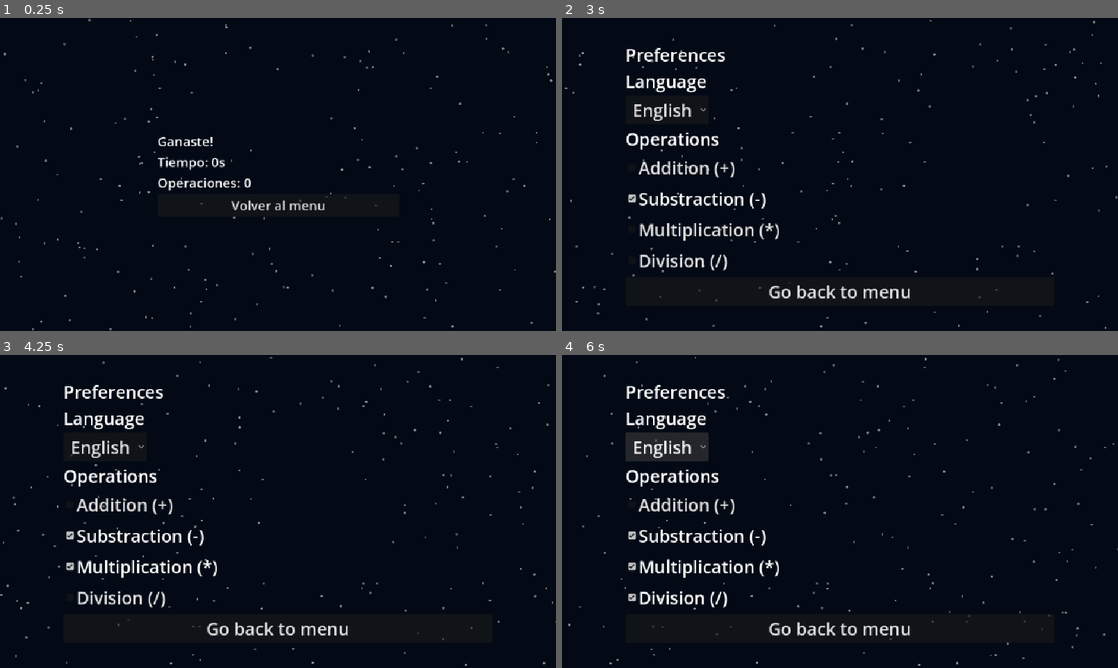
Above: before the commit, frames 1-4 (two rows, left to right).
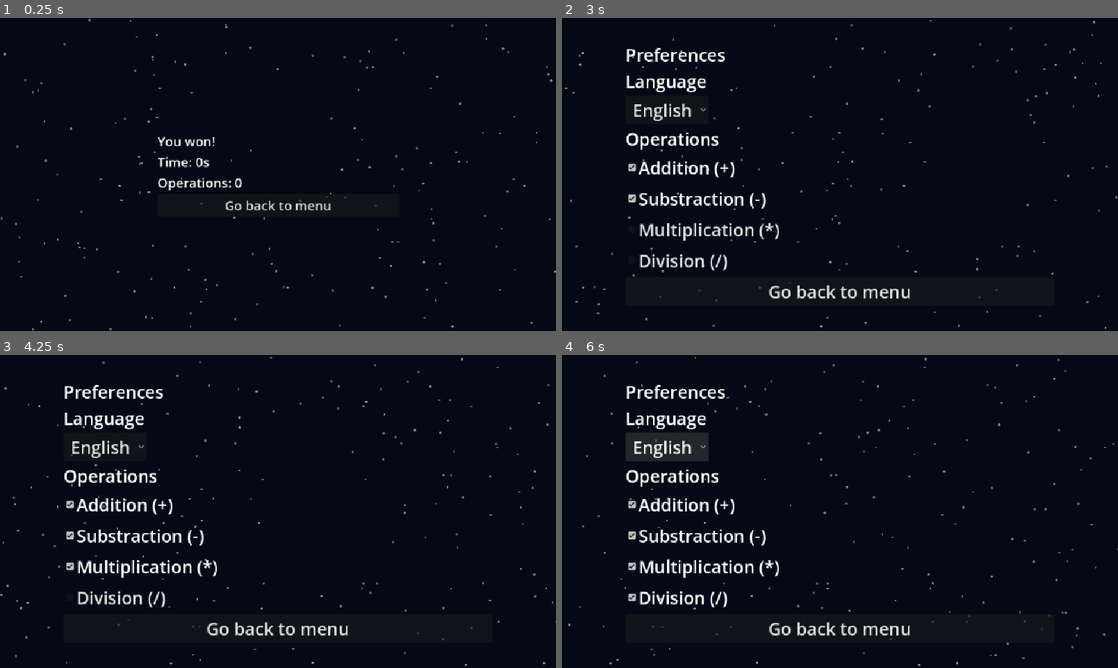
Above: after the commit, the same moments.

Repository: SalticHash/SpaceArithmetic
Game: Godot game, scene res://Win/Win.tscn
Two runs of this game, one before a commit and one after it. Both use one fixed random seed, a clock stepped at 60 frames per second and the inputs below. This scene is started directly instead of the project's main scene.
Inputs:
- Up to frame 1 (0.25 s): no input
- Up to frame 2 (3 s): click "Volver al menu" (after the commit: "Go back to menu") at 0.5 s; click "Preferences" at 1.25 s; click "Addition (+)" at 2 s; click "Substraction (-)" at 2.75 s
- Up to frame 3 (4.25 s): click "Multiplication (*)" at 3.5 s
- Up to frame 4 (6 s): click "Division (/)" at 4.25 s; click "English" at 5 s; click "English" at 5.75 s

The runs differ from the first frame. In frame 1, 0.9% of the frame differs, in the area x 28-60%, y 38-62%; in frame 2, 0.2%; in frame 3, 0.2%; in frame 4, 0.2%.

Commit message:
Operation generation system Overhaul
* Made the operation preferences work
* Added translations to Win Menu

Diff:
--- a/Root/Root.gd
+++ b/Root/Root.gd
@@ -43,8 +43,11 @@
 	for laser in lasers.get_children():
 		if xcollision(meteor, laser):
 			meteor.hit(laser)
+var active_operations: Array[String]
+func _ready():
+	var ops: Dictionary[String, bool] = Preferences.saved.operations
+	active_operations = ops.keys().filter(func(key): return ops[key])
 
-func _ready():
 	$UI/Skip.text = tr("game_button_skips") % 3
 	Global.time = 0
 	Global.op = 0
@@ -60,30 +63,61 @@
 		new_op()
 
 func new_op():
-	var op = generate_operation(randi_range(0, 3))
+	if active_operations.is_empty():
+		answer = int(NAN)
+		$UI/OperationPanel/Operation.text = "0 / 0 (:"
+		return
+	var op = generate_operation(active_operations.pick_random())
 	$UI/OperationPanel/Operation.text = op[3]
 	answer = op[2]
 
-func generate_operation(type: int):
-	var num1 = randi_range(0, 9)
-	var num2 = randi_range(0, 9)
-	var answear := 0
-	var optext := ''
+var mul_pairs = [
+	[0, 1], [0, 2], [0, 3], [0, 4], [0, 5], [0, 6], [0, 7], [0, 8], [0, 9],
+	[1, 1], [1, 2], [1, 3], [1, 4], [1, 5], [1, 6], [1, 7], [1, 8], [1, 9],
+	[2, 2], [2, 3], [2, 4], [3, 3],
+	[2, 2], [2, 3], [2, 4], [3, 3],
+	[2, 2], [2, 3], [2, 4], [3, 3],
+	[2, 2], [2, 3], [2, 4], [3, 3],
+]
+func generate_operation(type: String):
 	match type:
-		0: # +
-			optext = str(num1) + '+' + str(num2)
-		1: # -
-			optext = str(max(num1, num2)) + '-' + str(min(num1, num2))
-		2: # *
-			optext = str(num1) + '*' + str(num2)
-		3: # /
-			var op = generate_operation(2)
-			optext = str(op[2]) + '/' + str(op[1])
-	answear = eval(optext)
-	if answear < 10:
-		return [num1, num2, answear, optext]
-	else:
-		return generate_operation(type)
+		"sum":
+			var num1 = randi_range(0, 9)
+			var num2 = randi_range(0, 9 - num1)
+			var nums = [num1, num2]
+			nums.shuffle()
+			return [
+				num1, num2,
+				num1 + num2,
+				"%d + %d" % nums
+			]
+		"sub":
+			var num1 = randi_range(0, 9)
+			var num2 = randi_range(0, 9)
+			return [
+				num1, num2,
+				abs(num1 - num2),
+				"%d - %d" % [max(num1, num2), min(num1, num2)]
+			]
+		"mul":
+			var nums = mul_pairs.pick_random()
+			nums.shuffle()
+			var num1 = nums[0]
+			var num2 = nums[1]
+			return [
+				num1, num2,
+				num1 * num2,
+				"%d * %d" % [num1, num2]
+			]
+		"div":
+			var num2: int = randi_range(1, 9)
+			var num1: int = (randi_range(0, 9) * num2)
+			return [
+				num1, num2,
+				round(float(num1) / float(num2)),
+				"%d / %d" % [num1, num2]
+			]
+
 
 
 func Skip_pressed():
--- a/Settings/Settings.gd
+++ b/Settings/Settings.gd
@@ -18,10 +18,20 @@
 		var op: String = operation.name
 		var active: bool = Preferences.saved.operations[op]
 		operation.set_pressed_no_signal(active)
-		operation.toggled.connect(operation_toggled.bind(op))
+		operation.toggled.connect(operation_toggled.bind(operation))
 
-func operation_toggled(toggled: bool, op: String) -> void:
-	Preferences.saved.operations[op] = toggled
+func operation_toggled(toggled: bool, button: CheckBox) -> void:
+	var selected = Preferences.saved.operations.values().count(true)
+	if toggled == false:
+		if selected == 0:
+			print("How did you unpress all of them?")
+			var sum = $Alignment/Operations/sum
+			sum.set_pressed_no_signal(true)
+			operation_toggled(true, sum)
+		if selected == 1:
+			button.set_pressed_no_signal(true)
+			return
+	Preferences.saved.operations[button.name] = toggled
 	Preferences.save_pr()
 
 func _on_locale_selected(index: int) -> void:
--- a/Translations/translate.csv
+++ b/Translations/translate.csv
@@ -13,3 +13,6 @@
 operation_sub,Substraction (-),Resta (-)
 operation_mul,Multiplication (*),Multiplicación (*)
 operation_div,Division (/),División (/)
+menu_win_message,You won!,¡Ganaste!
+menu_win_time,Time: %ds,Tiempo: %ds
+menu_win_operations,Operations: %d,Operaciones: %d
--- a/Win/Win.gd
+++ b/Win/Win.gd
@@ -4,5 +4,5 @@
 	get_tree().change_scene_to_file("res://Menu/Menu.tscn")
 
 func _ready():
-	$Container/Time.text = 'Tiempo: ' + str(Global.time) + 's'
-	$Container/Op.text = 'Operaciones: ' + str(Global.op)
+	$Container/Time.text = tr("menu_win_time") % Global.time
+	$Container/Op.text = tr("menu_win_operations") % Global.op
--- a/Win/Win.tscn
+++ b/Win/Win.tscn
@@ -1,8 +1,8 @@
-[gd_scene load_steps=2 format=3 uid="uid://khas2uuoo26w"]
+[gd_scene format=3 uid="uid://khas2uuoo26w"]
 
-[ext_resource type="Script" path="res://Win/Win.gd" id="3"]
+[ext_resource type="Script" uid="uid://et3sslcrgwsg" path="res://Win/Win.gd" id="3"]
 
-[node name="Win" type="Control"]
+[node name="Win" type="Control" unique_id=1291768530]
 layout_mode = 3
 anchors_preset = 15
 anchor_right = 1.0
@@ -11,7 +11,7 @@
 grow_vertical = 2
 script = ExtResource("3")
 
-[node name="Container" type="VBoxContainer" parent="."]
+[node name="Container" type="VBoxContainer" parent="." unique_id=543311445]
 layout_mode = 1
 anchors_preset = 8
 anchor_left = 0.5
@@ -26,35 +26,24 @@
 grow_vertical = 2
 alignment = 1
 
-[node name="Label" type="Label" parent="Container"]
+[node name="Label" type="Label" parent="Container" unique_id=1159701719]
 layout_mode = 2
-offset_right = 445.0
-offset_bottom = 37.0
 theme_override_font_sizes/font_size = 24
-text = "Ganaste!"
+text = "menu_win_message"
 
-[node name="Time" type="Label" parent="Container"]
+[node name="Time" type="Label" parent="Container" unique_id=359243673]
 layout_mode = 2
-offset_top = 41.0
-offset_right = 445.0
-offset_bottom = 78.0
 theme_override_font_sizes/font_size = 24
-text = "Tiempo:"
+text = "menu_win_time"
 
-[node name="Op" type="Label" parent="Container"]
+[node name="Op" type="Label" parent="Container" unique_id=2090019711]
 layout_mode = 2
-offset_top = 82.0
-offset_right = 445.0
-offset_bottom = 119.0
 theme_override_font_sizes/font_size = 24
-text = "Operaciones:"
+text = "menu_win_operations"
 
-[node name="Button" type="Button" parent="Container"]
+[node name="Button" type="Button" parent="Container" unique_id=193859018]
 layout_mode = 2
-offset_top = 123.0
-offset_right = 445.0
-offset_bottom = 165.0
 theme_override_font_sizes/font_size = 24
-text = "Volver al menu"
+text = "menu_go_back"
 
 [connection signal="pressed" from="Container/Button" to="." method="_play_pressed"]
--- a/project.godot
+++ b/project.godot
@@ -14,9 +14,15 @@
 
 [application]
 
-config/name="Aritmética Espacial"
+config/name="Space Arithmetic"
+config/name_localized={
+"en": "Space Arithmetic",
+"es": "Aritmética Espacial"
+}
 config/tags=PackedStringArray("finished", "project")
 run/main_scene="res://Menu/Menu.tscn"
+config/use_custom_user_dir=true
+config/custom_user_dir_name="SpaceArithmetic"
 config/features=PackedStringArray("4.6")
 boot_splash/bg_color=Color(0.0117647, 0.0392157, 0.0823529, 1)
 boot_splash/stretch_mode=0
@@ -67,6 +73,7 @@
 [internationalization]
 
 locale/translations=PackedStringArray("res://Translations/translate.en.translation", "res://Translations/translate.es.translation")
+locale/locale_filter_mode=0
 
 [physics]
 
